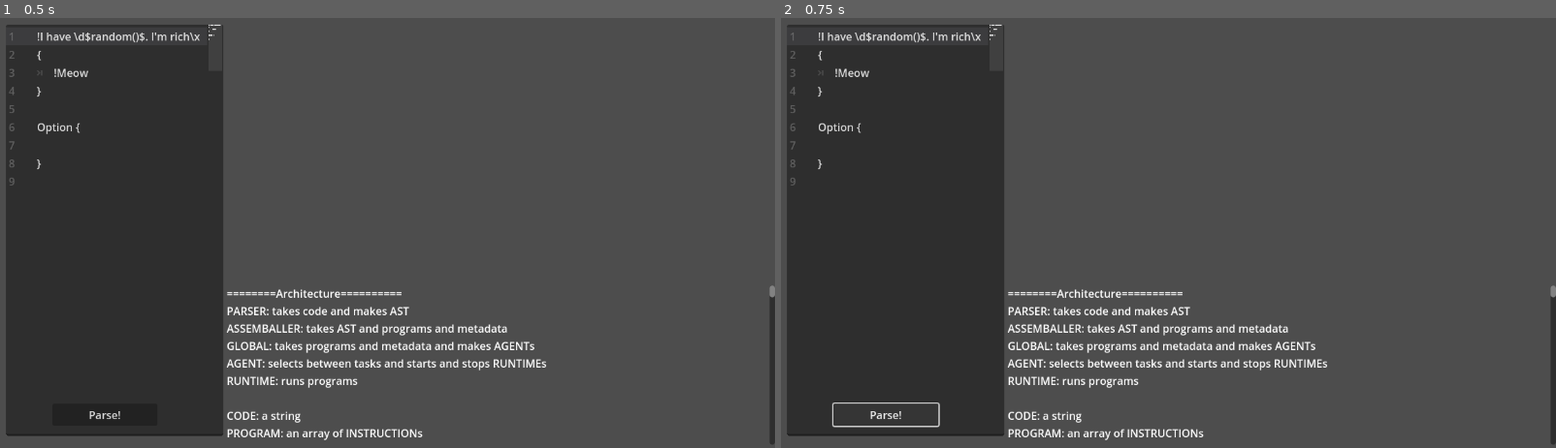
Above: before the commit, frames 1-2 (left to right).
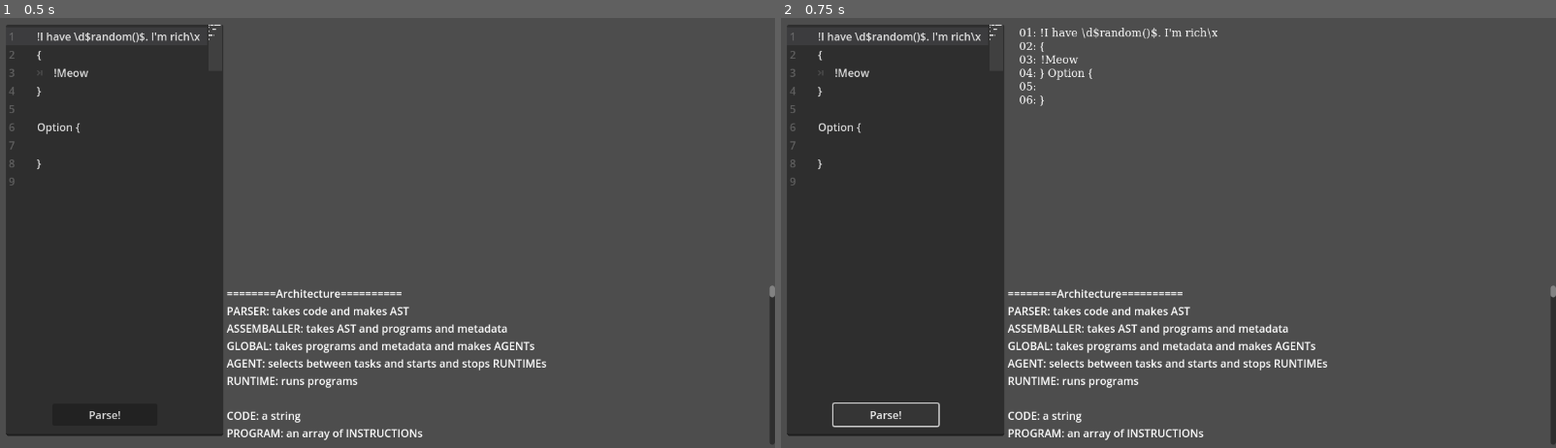
Above: after the commit, the same moments.

Repository: Qualia765/dialoge-system
Game: Godot game, scene res://test_parser.tscn
The game is run twice, just before and just after one commit, with the same random seed, the same clock (stepped at 60 frames per second) and the same inputs.
Inputs:
- Up to frame 1 (0.5 s): no input
- Up to frame 2 (0.75 s): click "Parse!" at 0.5 s

Frame 1 is identical in both runs. In frame 2, 0.4% of the frame differs, in the area x 30-57%, y 2-21%.
Error before the commit: Parse Error: Identifier "NewNewAST" not declared in the current scope. (res://test_parser.gd:12)

Commit message:
reorganize

Diff:
--- a/new_new_runtime.gd
+++ /dev/null
@@ -1,111 +0,0 @@
-class_name Runtime
-extends RefCounted
-
-
-static func eval(_code: String):
-	assert(false, "TODO") # TODO
-
-
-class ValueOrGDScript:
-	var value: Variant
-	func init(value_: Variant) -> void:
-		value = value_
-
-	func get_value() -> Variant:
-		if value is Expression:
-			return Runtime.eval(value)
-		else:
-			return value
-
-
-class Global:
-	static var singleton: Global
-	var tasks: Dictionary[StringName, Task]
-
-	static func get_singleton() -> Global:
-		if Global.singleton == null:
-			Global.singleton = Global.new()
-		return Global.singleton
-
-
-class Task:
-	var utility: ValueOrGDScript
-	var instructions: Array[Instruction]
-
-	func get_utility() -> float:
-		return utility.get_value()
-
-	func execute(line: int) -> void:
-		assert(line < len(instructions), "line is too large for instructions")
-		assert(line >= 0, "line is less than 0")
-		instructions[line].execute()
-
-
-
-class Agent:
-	var active_tasks: Array[Task]
-	var current_task_index: int
-	var instruction_in_task_index: int
-
-	func choose_next_task() -> void:
-		var highest_utility: float = -1.79769e308
-		var highest_index: int = -1
-		var index: int = -1
-		for task in active_tasks:
-			index += 1
-			var current_task_utility: float = task.get_utility()
-			if current_task_utility > highest_utility:
-				highest_index = index
-
-		if highest_index != current_task_index:
-			switch_to_task(highest_index)
-
-	func switch_to_task(new_active_task_index):
-		current_task_index = new_active_task_index
-
-	func execute() -> void:
-		if current_task_index < 0: return
-		assert(current_task_index <= len(active_tasks), "current_task_index is too large for active_tasks")
-		active_tasks[current_task_index].execute(instruction_in_task_index)
-
-
-@abstract class Instruction:
-	@abstract func execute() -> void
-
-
-class InstructionExecute extends Instruction:
-	var code: String
-	func execute() -> void:
-		Runtime.eval(code)
-
-
-
-
-# All agents use a single Global, but different Agents
-
-# Instructions to have:
-# GDscript node
-# await GDscript
-# Say
-# Option
-# Goto
-# Goto if
-# Once/else
-# Add Task
-# Checkpoint ?
-# EndTask ?
-
-# Other classes:
-# Agent
-# Cached GDscript
-# AdvancedString - for stuff like !Hello $name$, that item costs \d$price$.!
-# Task - Just an array of instructions with a nice API
-
-# Data to consern oneself with:
-# Once - Instruction
-# Cached GDscript results - Specific Class
-# All the tasks - Global
-# The active tasks - Agent
-# The current line in the current task - Agent
-# What we are awaiting on - Agent
-# The tags for a given - Instruction
--- /dev/null
+++ b/old/runtime.gd
@@ -0,0 +1,30 @@
+class_name OldRuntime
+extends RefCounted
+
+var tokens: Array[Token] = []
+
+var index: int = 0
+var stack: Array[int] = []
+
+@abstract class Token:
+	@abstract func _to_string()
+
+class Say extends Token:
+	var text: String = ""
+	func _init(text_: String):
+		text = text_
+	func _to_string() -> String:
+		return "Say: " + text
+
+func evaluate(command, variable_names = [], variable_values = []) -> Variant:
+	var expression = Expression.new()
+	var error = expression.parse(command, variable_names)
+	if error != OK:
+		push_error(expression.get_error_text())
+		return
+
+	var result = expression.execute(variable_values, self)
+
+	if not expression.has_execute_failed():
+		return result
+	return
--- a/new_new_ast.gd
+++ b/qparser.gd
@@ -1,4 +1,4 @@
-class_name AST
+class_name QParser
 extends RefCounted
 
 
@@ -63,16 +63,16 @@
 		error_msg += str("Line ", line_num, ": ", msg, "\n")
 
 	func parse_name() -> String:
-		var cut_point := AST.find_chars(text, " \n\t$")
+		var cut_point := QParser.find_chars(text, " \n\t$")
 		if cut_point != len(text) && text[cut_point] == "$":
 			add_error("Unexpected '$' in name")
-			cut_point = AST.find_chars(text, " \n\t")
+			cut_point = QParser.find_chars(text, " \n\t")
 		var yoinked := text.substr(0, cut_point)
 		text = text.substr(cut_point)
 		return yoinked
 
 	func parse_instruct_name() -> String:
-		var cut_point := AST.find_chars(text, " \n\t")
+		var cut_point := QParser.find_chars(text, " \n\t")
 		var yoinked := text.substr(0, cut_point)
 		text = text.substr(cut_point)
 		return yoinked
@@ -123,7 +123,7 @@
 		return node
 
 	func parse_gdscript() -> String:
-		var cut_point := AST.find_chars(text, "$\n")
+		var cut_point := QParser.find_chars(text, "$\n")
 		var result = text.substr(0, cut_point).replace("\\n", "\n").replace("\\d", "$").replace("\\x", "!")
 		text = text.substr(cut_point)
 		if text.is_empty(): return result
@@ -194,7 +194,7 @@
 		var result = ""
 		for node in nodes:
 			result += str(node)
-		return  "{\n" + AST.indent_string(result.rstrip(" \t\n")) + "\n} "
+		return  "{\n" + QParser.indent_string(result.rstrip(" \t\n")) + "\n} "
 
 
 
@@ -205,7 +205,7 @@
 	func parse(state: ParseState) -> void:
 		var msg_mode: bool = true
 		while true:
-			var cut_point := AST.find_chars(state.text, "$!\n")
+			var cut_point := QParser.find_chars(state.text, "$!\n")
 			var section = state.text.substr(0, cut_point).replace("\\n", "\n").replace("\\d", "$").replace("\\x", "!")
 			if msg_mode:
 				msg_parts.push_back(section)
@@ -245,7 +245,7 @@
 class CommentNode extends AstNode:
 	var msg: String = ""
 	func parse(state: ParseState) -> void:
-		var cut_point := AST.find_chars(state.text, "\n")
+		var cut_point := QParser.find_chars(state.text, "\n")
 		msg = state.text.substr(0, cut_point)
 		state.text = state.text.substr(cut_point)
 		if state.text.is_empty(): return
@@ -286,7 +286,7 @@
 	func parse(state: ParseState) -> void:
 		node = state.parse_instruct_node()
 	func _to_string() -> String:
-		return "TaskCheckpoint " + AST.add_new_line_if_not_at_end_already(str(node))
+		return "TaskCheckpoint " + QParser.add_new_line_if_not_at_end_already(str(node))
 
 class IfNode extends AstNode:
 	var node: AstNode
@@ -297,7 +297,7 @@
 		state.lstrip()
 		node = state.parse_instruct_node()
 	func _to_string() -> String:
-		return AST.add_new_line_if_not_at_end_already(str("If ", condition, node))
+		return QParser.add_new_line_if_not_at_end_already(str("If ", condition, node))
 
 class AwaitNode extends AstNode:
 	var code: String
@@ -341,7 +341,7 @@
 		state.lstrip()
 		node = state.parse_instruct_node()
 	func _to_string() -> String:
-		return "Else " + AST.add_new_line_if_not_at_end_already(str(node))
+		return "Else " + QParser.add_new_line_if_not_at_end_already(str(node))
 
 class LoopNode extends AstNode:
 	var node: AstNode
@@ -349,7 +349,7 @@
 		state.lstrip()
 		node = state.parse_instruct_node()
 	func _to_string() -> String:
-		return "Loop " + AST.add_new_line_if_not_at_end_already(str(node))
+		return "Loop " + QParser.add_new_line_if_not_at_end_already(str(node))
 
 class OnceNode extends AstNode:
 	var node: AstNode
@@ -357,7 +357,7 @@
 		state.lstrip()
 		node = state.parse_instruct_node()
 	func _to_string() -> String:
-		return "Once " + AST.add_new_line_if_not_at_end_already(str(node))
+		return "Once " + QParser.add_new_line_if_not_at_end_already(str(node))
 
 class WhileNode extends AstNode:
 	var node: AstNode
@@ -368,7 +368,7 @@
 		state.lstrip()
 		node = state.parse_instruct_node()
 	func _to_string() -> String:
-		return AST.add_new_line_if_not_at_end_already(str("While ", condition, node))
+		return QParser.add_new_line_if_not_at_end_already(str("While ", condition, node))
 
 class UntilNode extends AstNode:
 	var node: AstNode
@@ -379,7 +379,7 @@
 		state.lstrip()
 		node = state.parse_instruct_node()
 	func _to_string() -> String:
-		return AST.add_new_line_if_not_at_end_already(str("Until ", condition, node))
+		return QParser.add_new_line_if_not_at_end_already(str("Until ", condition, node))
 
 class TaskAddNode extends AstNode:
 	var task_name: String = ""
@@ -415,7 +415,7 @@
 		state.lstrip()
 		node = state.parse_instruct_node()
 	func _to_string() -> String:
-		return AST.add_new_line_if_not_at_end_already(str("Task ", task_name, " ", utility, " ", node))
+		return QParser.add_new_line_if_not_at_end_already(str("Task ", task_name, " ", utility, " ", node))
 
 class TagNode extends AstNode:
 	var tag_name: String = ""
@@ -483,4 +483,4 @@
 		var result: String = ""
 		for index in range(len(blocks)):
 			result += str("!", option_names[index], "! ", blocks[index], "\n")
-		return str("Option {\n", AST.indent_string(result.rstrip(" \t\n")), "\n} ")
+		return str("Option {\n", QParser.indent_string(result.rstrip(" \t\n")), "\n} ")
--- a/runtime.gd
+++ b/runtime.gd
@@ -1,30 +1,111 @@
-class_name OldRuntime
+class_name Runtime
 extends RefCounted
 
-var tokens: Array[Token] = []
 
-var index: int = 0
-var stack: Array[int] = []
+static func eval(_code: String):
+	assert(false, "TODO") # TODO
 
-@abstract class Token:
-	@abstract func _to_string()
 
-class Say extends Token:
-	var text: String = ""
-	func _init(text_: String):
-		text = text_
-	func _to_string() -> String:
-		return "Say: " + text
+class ValueOrGDScript:
+	var value: Variant
+	func init(value_: Variant) -> void:
+		value = value_
 
-func evaluate(command, variable_names = [], variable_values = []) -> Variant:
-	var expression = Expression.new()
-	var error = expression.parse(command, variable_names)
-	if error != OK:
-		push_error(expression.get_error_text())
-		return
+	func get_value() -> Variant:
+		if value is Expression:
+			return Runtime.eval(value)
+		else:
+			return value
 
-	var result = expression.execute(variable_values, self)
 
-	if not expression.has_execute_failed():
-		return result
-	return
+class Global:
+	static var singleton: Global
+	var tasks: Dictionary[StringName, Task]
+
+	static func get_singleton() -> Global:
+		if Global.singleton == null:
+			Global.singleton = Global.new()
+		return Global.singleton
+
+
+class Task:
+	var utility: ValueOrGDScript
+	var instructions: Array[Instruction]
+
+	func get_utility() -> float:
+		return utility.get_value()
+
+	func execute(line: int) -> void:
+		assert(line < len(instructions), "line is too large for instructions")
+		assert(line >= 0, "line is less than 0")
+		instructions[line].execute()
+
+
+
+class Agent:
+	var active_tasks: Array[Task]
+	var current_task_index: int
+	var instruction_in_task_index: int
+
+	func choose_next_task() -> void:
+		var highest_utility: float = -1.79769e308
+		var highest_index: int = -1
+		var index: int = -1
+		for task in active_tasks:
+			index += 1
+			var current_task_utility: float = task.get_utility()
+			if current_task_utility > highest_utility:
+				highest_index = index
+
+		if highest_index != current_task_index:
+			switch_to_task(highest_index)
+
+	func switch_to_task(new_active_task_index):
+		current_task_index = new_active_task_index
+
+	func execute() -> void:
+		if current_task_index < 0: return
+		assert(current_task_index <= len(active_tasks), "current_task_index is too large for active_tasks")
+		active_tasks[current_task_index].execute(instruction_in_task_index)
+
+
+@abstract class Instruction:
+	@abstract func execute() -> void
+
+
+class InstructionExecute extends Instruction:
+	var code: String
+	func execute() -> void:
+		Runtime.eval(code)
+
+
+
+
+# All agents use a single Global, but different Agents
+
+# Instructions to have:
+# GDscript node
+# await GDscript
+# Say
+# Option
+# Goto
+# Goto if
+# Once/else
+# Add Task
+# Checkpoint ?
+# EndTask ?
+
+# Other classes:
+# Agent
+# Cached GDscript
+# AdvancedString - for stuff like !Hello $name$, that item costs \d$price$.!
+# Task - Just an array of instructions with a nice API
+
+# Data to consern oneself with:
+# Once - Instruction
+# Cached GDscript results - Specific Class
+# All the tasks - Global
+# The active tasks - Agent
+# The current line in the current task - Agent
+# What we are awaiting on - Agent
+# The tags for a given - Instruction
--- a/test_parser.gd
+++ b/test_parser.gd
@@ -9,13 +9,12 @@
 
 
 func _on_button_pressed() -> void:
-	var ast := NewNewAST.new()
-	ast.parse(code_editor.text)
+	var parser := QParser.new()
+	parser.parse(code_editor.text)
 	var line_num: int = 1
-	var sss := str(ast.root).split("\n")
+	var separated_lines := str(parser.root).split("\n")
 	label.text = ""
-	for line in sss:
+	for line in separated_lines:
 		label.text += str(str(line_num).pad_zeros(2), ": ", line, "\n")
 		line_num += 1
-	label.text = label.text.replace("\t", "      ")
-	label2.text = ast.error_msg
+	label2.text = parser.error_msg
--- a/test_parser.tscn
+++ b/test_parser.tscn
@@ -66,6 +66,7 @@
 offset_right = 734.0
 offset_bottom = 427.0
 label_settings = SubResource("LabelSettings_0xm2m")
+tab_stops = PackedFloat32Array(32)
 
 [node name="Label2" type="Label" parent="."]
 layout_mode = 0
Not shown, removed: new_new_runtime.gd.uid
Renamed: ast_new.gd -> old/ast_new.gd
Renamed: ast_new.gd.uid -> old/ast_new.gd.uid
Renamed: ast_old.gd -> old/ast_old.gd
Renamed: ast_old.gd.uid -> old/ast_old.gd.uid
Not shown, added: old/runtime.gd.uid
Renamed: new_new_ast.gd.uid -> qparser.gd.uid
Not shown, changed: runtime.gd.uid
